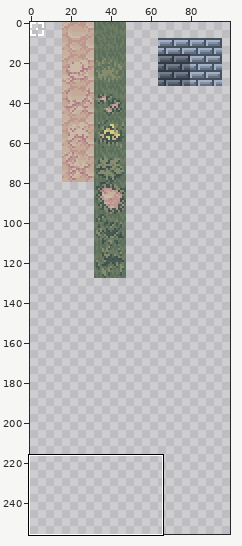
One commit to this sprite sheet: assets/spritemap.png. Above, an overview of the earlier version with the close-up marked.
Close-up. Old version:
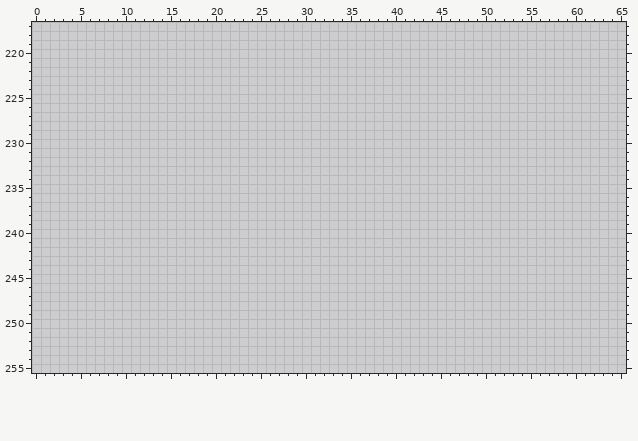
The file is 256x256 pixels. Colours within 5 levels of each other are drawn and written as one. Shown: x 0..65, y 217..255. The wide view leaves out empty margins.
Palette (. is transparent): 
Pixels before (only the part around the change), first column x 0:
218 .................................................................
219 .................................................................
220 .................................................................
221 .................................................................
222 .................................................................
223 .................................................................
224 .................................................................
225 .................................................................
226 .................................................................
227 .................................................................
228 .................................................................
229 .................................................................
230 .................................................................
231 .................................................................
232 .................................................................
233 .................................................................
234 .................................................................
235 .................................................................
236 .................................................................
237 .................................................................
238 .................................................................
239 .................................................................
240 .................................................................
241 .................................................................
242 .................................................................
243 .................................................................
244 .................................................................
245 .................................................................
246 .................................................................
247 .................................................................
248 .................................................................
249 .................................................................
250 .................................................................
251 .................................................................
252 .................................................................
253 .................................................................
254 .................................................................
255 .................................................................
Now the later version:
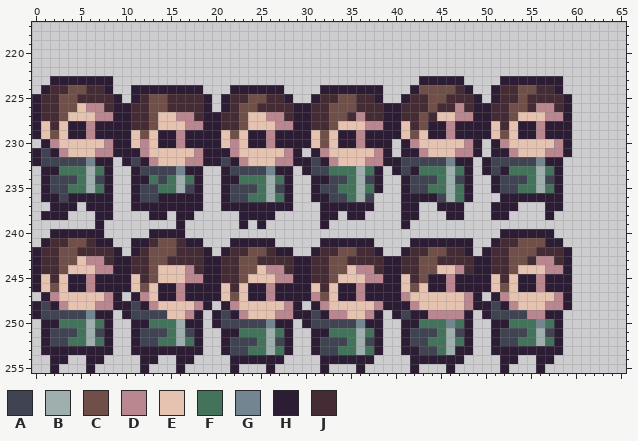
Colours new in this view: A #404351  B #9eafad  C #704f48  D #ba868f  E #e6c2b0  F #43735b  G #728591  H #2c1d35  J #452c34
Log entry: Add player model rendering + animation
The exact change:
Changed rows in their new state; - is an unchanged pixel.
first column x 0:
223 --HHHHHHH----------------------------------HHHHH----HHHHHHH-
224 -HJJCCJJH--HHHHHHHH---HHHHHH----HHHHHHH---HCCCCJH--HJJCCJJH-
225 HJJCCJJJJH-HJCCJJJJH-HJJCCJJH--HJJCCJJH--HJJCCJJJH-HJJCJJJJH
226 HJJCCEDDJHHJJCCJJJJH-HJCCJJJJHHJJCCCJJJHHJJJCJJDJHHJJCCJDDJH
227 HJJCEEEDDHHJJCEEDDJHHJJCEEDDJHHJJCCJDJJHHJJCJEEDDHHJJCEEEDDH
228 HEJEHHDHHHHJJCEEEDDHHJJCEEEDDHHJJCEEEDDHHEJCHHDHHHHEJEHHDHHH
229 HECEHHDHHHHECEHHDHHHHECEHHDHHHHECEHHDHHHHECEHHDHHHHECEHHDHHH
230 -HDEEEEEDHHEDEHHDHHHHEDEHHDHHHHECEHHDHHH-HDEEEEEDH-HDEEEEEDH
231 HAHDEEEDDHHHDEEEEEDHHHDEEEEEDH-HDEEEEEDH-HHDEEEDDH-HHDEEEDDH
232 HAAAAAGHH-HAHDEEEDDHHAHDEEEDDHHAHDEEEDDHHAAAAAGHH-HAAAAAGHH-
233 -HHFFFBFH--HAAAAGHH--HAAAAGHH-HAAFFFBFH-HAHFFFBFH-HAHFFFBFH-
234 -HAAAFBAH--HHFAFBFH--HHFFFBFH--HHAAFBAH--HAAAFBAH--HAAAFBAH-
235 -HAAFFBFH--HAAFFBAH--HAAAFBAH--HAAFFBFH--HAAFFBFH--HAAFFBFH-
236 -HHAHHHHH--HAAHHHHH--HAAFFBFH--HHAAFBA---HHHHABFH---HHHHHHH-
237 --HHH-HHH--HHHHHHHH--HHHHHHHH---HHHHHH---HH--HHH---HHH---HH-
238 -HHH---HH----HH-HH-----HHHH-----HH-HH----HH---HH---HH----H--
239 -------H--------H------H-H------H--------H------------------
240 --HHHHHH-----HHHH-----------------------------------HHHHHH--
241 -HJJCCJHH--HHJCCJHH---HHHHH-----HHHHHH----HHHHHHH--HJJCCCHH-
242 HJJCCJJJJH-HJCCCJJJH-HJJCCJHH--HJJCCJJH--HJJCCJJH-HJJCCCJJJH
243 HJJCCEDDJHHJJCCJJJJHHJJCCJJJJHHJJCCJJJJHHJJCCJJJJHHJJCCJDDJH
244 HJJCEEEDDHHJJCEEEDJHHJJCCEDDJHHJJCCEDDJHHJJCCEEDJHHJJCEEEDDH
245 HEJEHHDHHHHEJCEEEDDHHJJCEEEDDHHJJCEEEDDHHEJCHHDHHHHEJEHHDHHH
246 HECEHHDHHHHECEHHDHHHHEJEHHDHHHHEJEHHDHHHHECEHHDHHHHECEHHDHHH
247 -HDEEEEEDH-HDEHHDHHHHECEHHDHHHHDCEHHDHHHHDEEEEEEDH-HDEEEEEDH
248 HAHDEEEDDHHAHDEEEEDH-HDEEEEEDH-HDEEEEEDHHHDEEEEEDHHAHDEEEDDH
249 HAAAAAGHH-HAAAAEEDH-HAHDEEEDDHHAHDDEEDH-HAHHDDDDH-HAAAADDHH-
250 -HHFFFBFH--HHFFFBHH-HAAAAAGHH-HAAAAAGHH--HHFFFGFH--HHFFFGFH-
251 -HAAAFBAH--HAAAFBAH--HHFFFBFH--HHFFFBFH--HAAAFBAH--HAAAFBAH-
252 -HAAFFBFH--HAAFFBFH--HAAAFBAH--HAAAFBAH--HAAFFBFH--HAAFFBFH-
253 -HHHHHHHH--HHHHHHHH--HAAFFBFH--HAAFFBFH--HHAAFBHH--HHHHHHHH-
254 --HH--HH----HH--HH----HHHHHH----HHHHHH----HHHHHH----HH--HH--
255 --H---H-----H---H-----H---H-----H---H-----H---H-----H---H---
